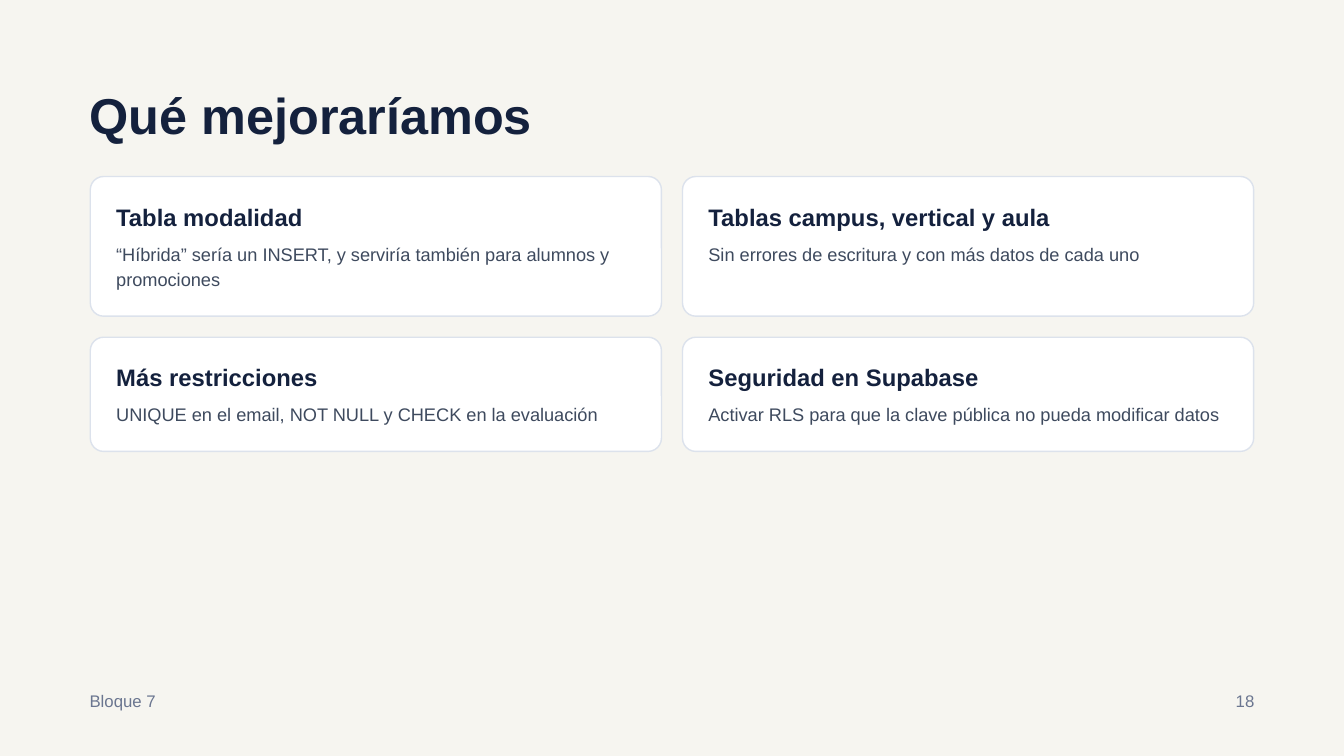
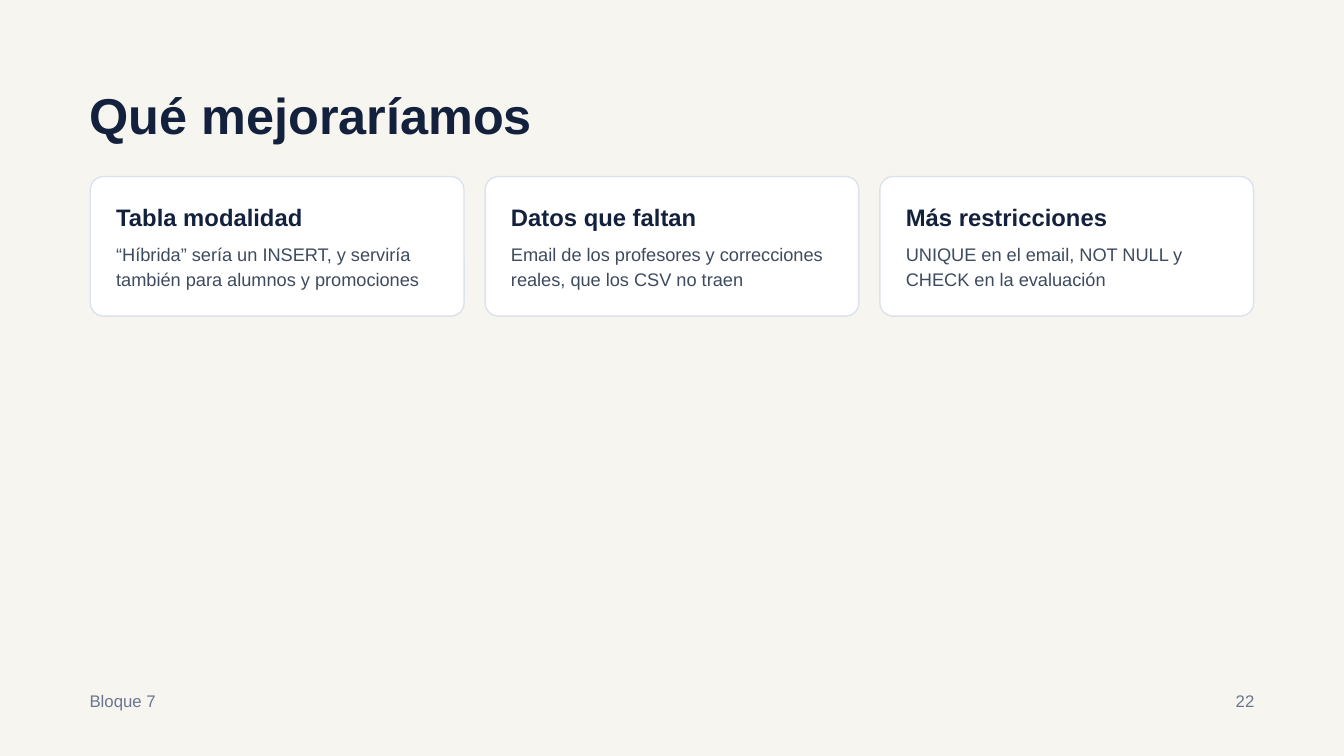
Before and after one commit to palejandra1111-dotcom/ProyectoGrupal-BBDD, a slide deck: slide 22 of docs/Presentacion.pptx. Drawn at 1344x756 pixels with LibreOffice and Linux fonts; fonts in the diff are those of the drawing. Boxes give left, top, right and bottom in pixels: in the first picture for what was removed or moved away, otherwise in the second. Text is boxed around its words. In the diff, an @@ line names an element or a change of style, - is before the commit and + after.

```diff
--- a/docs/Presentacion.pptx
+++ b/docs/Presentacion.pptx
@@ rounded rectangle: place and size @@
-rounded rectangle at <box>91,176,662,317</box>
+rounded rectangle at <box>91,176,465,317</box>
@@ rounded rectangle added at <box>485,176,859,317</box>, fill #FFFFFF, outline #DCE2EC 1 pt @@
@@ rounded rectangle: place and size @@
-rounded rectangle at <box>683,176,1254,317</box>
+rounded rectangle at <box>880,176,1254,317</box>
@@ text added at <box>511,208,696,231</box>, 17 pt, text #14213D, bold @@
+Datos que faltan
@@ text removed at <box>708,208,1050,231</box> @@
-Tablas campus, vertical y aula
@@ text "Más restricciones": place and size @@
-text "Más restricciones" at <box>116,368,317,387</box>
+text "Más restricciones" at <box>906,208,1107,227</box>
@@ text "“Híbrida” sería un INSERT, y ..." rewrapped from <box>116,247,609,290</box> to <box>116,247,419,290</box> @@
@@ text "UNIQUE en el email, NOT ..." rewrapped from <box>116,407,598,425</box> to <box>906,248,1182,286</box> @@
@@ text added at <box>511,248,823,290</box>, 13 pt, text #3E4A5E @@
+Email de los profesores y correcciones reales, que los CSV no traen
@@ text removed at <box>708,247,1139,265</box> @@
-Sin errores de escritura y con más datos de cada uno
@@ rounded rectangle removed at <box>91,338,662,452</box> @@
@@ rounded rectangle removed at <box>683,338,1254,452</box> @@
@@ text removed at <box>708,368,979,391</box> @@
-Seguridad en Supabase
@@ text removed at <box>708,407,1219,425</box> @@
-Activar RLS para que la clave pública no pueda modificar datos
@@ text at <box>1236,695,1255,707</box>: text changed @@
-18
+22
```
Also in this commit, not shown: 12 other slides changed, 1 slide added, 1 slide removed, 27 other files.
